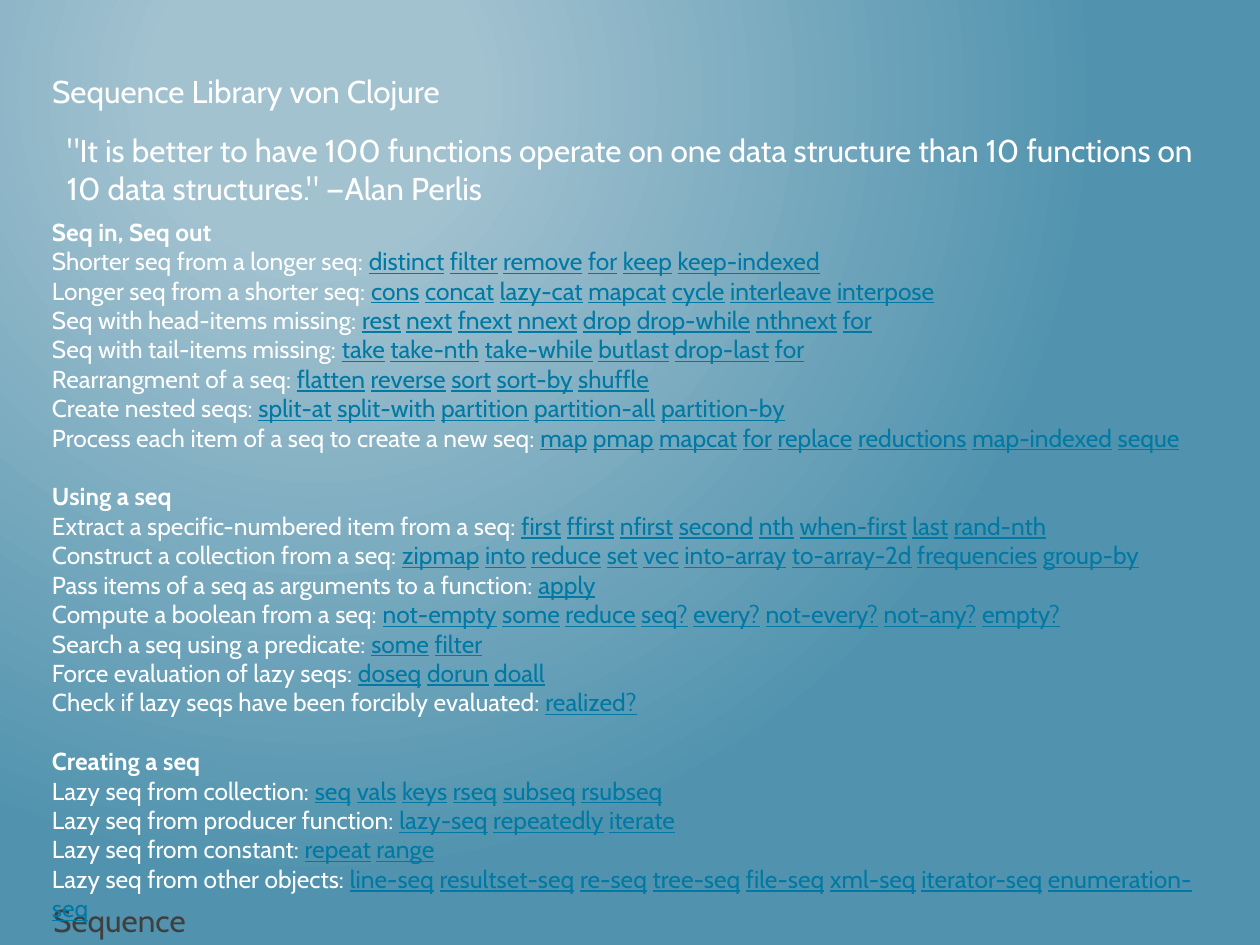
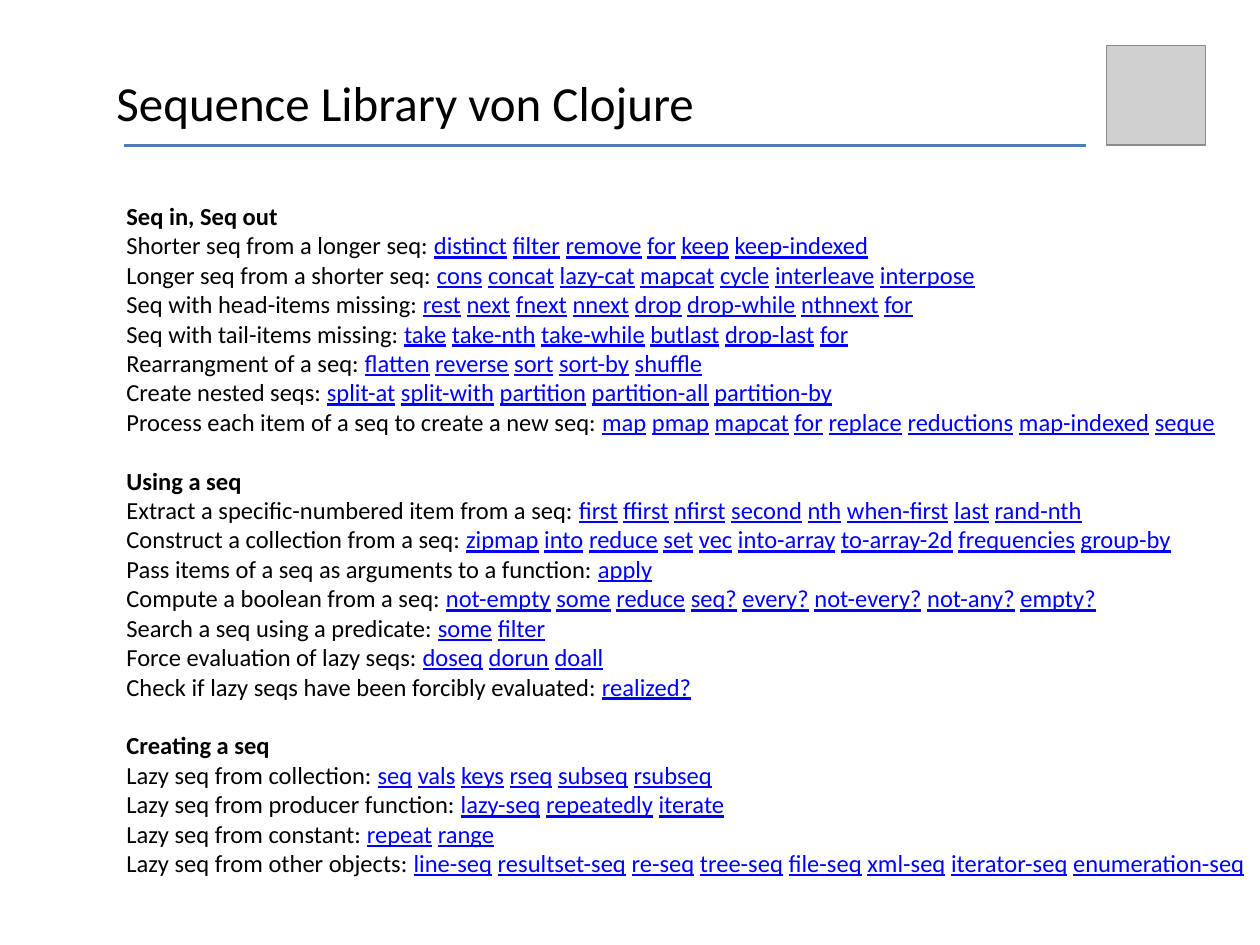
Before and after one commit to thomasschulte/ClojureUsergroupDemo, a slide deck: slide 16 of Clojure Vortrag .NET User Group.pptx (slide 20 before the commit). Drawn at 1260x945 pixels with LibreOffice and Linux fonts; fonts in the diff are those of the drawing; grey boxes stand for pictures. Boxes give left, top, right and bottom in pixels: in the first picture for what was removed or moved away, otherwise in the second. Text is boxed around its words. In the diff, an @@ line names an element or a change of style, - is before the commit and + after.

```diff
--- a/Clojure Vortrag .NET User Group.pptx
+++ b/Clojure Vortrag .NET User Group.pptx
@@ background gradient #A3C3D1 to #5194AF to #FFFFFF @@
@@ picture added at <box>1106,45,1206,145</box> @@
@@ text "Sequence Library von Clojure": place and size @@
-text "Sequence Library von Clojure" at <box>52,79,440,110</box>
+text "Sequence Library von Clojure" at <box>116,87,693,130</box>
@@ text "Sequence Library von Clojure" at <box>116,87,693,130</box>: size 18 to 28 pt, font Cabin to Calibri, text colour #FFFFFF to #000000 @@
@@ text removed at <box>67,138,1193,201</box> @@
-"It is better to have 100 functions operate on one data structure than 10 functions on 10 data structures." —Alan Perlis
@@ line added from (123, 145) to (1086, 145), #4B7EBC 1.75 pt @@
@@ text "Seq in, Seq out": place and size @@
-text "Seq in, Seq out" at <box>52,223,1192,894</box>
+text "Seq in, Seq out" at <box>126,208,1244,877</box>
@@ text "Seq in, Seq out" at <box>126,208,1244,877</box>: font Cabin to Calibri; text colour #FFFFFF to #000000 in "Seq in, Seq out", "Shorter seq from a longer seq: Longer ...", "Extract a specific-numbered item from a seq: ...", "Lazy seq from collection: Lazy seq from ..."; text colour #0079A4 to #0000FF in "distinct filter remove for keep keep-indexed cons ...", "first ffirst nfirst second nth when-first last ...", "seq vals keys rseq subseq rsubseq lazy-seq ..." @@
@@ text removed at <box>53,905,185,939</box> @@
-Sequence
```
Also in this commit, not shown: 33 other slides changed, 5 slides added, 10 slides removed.
